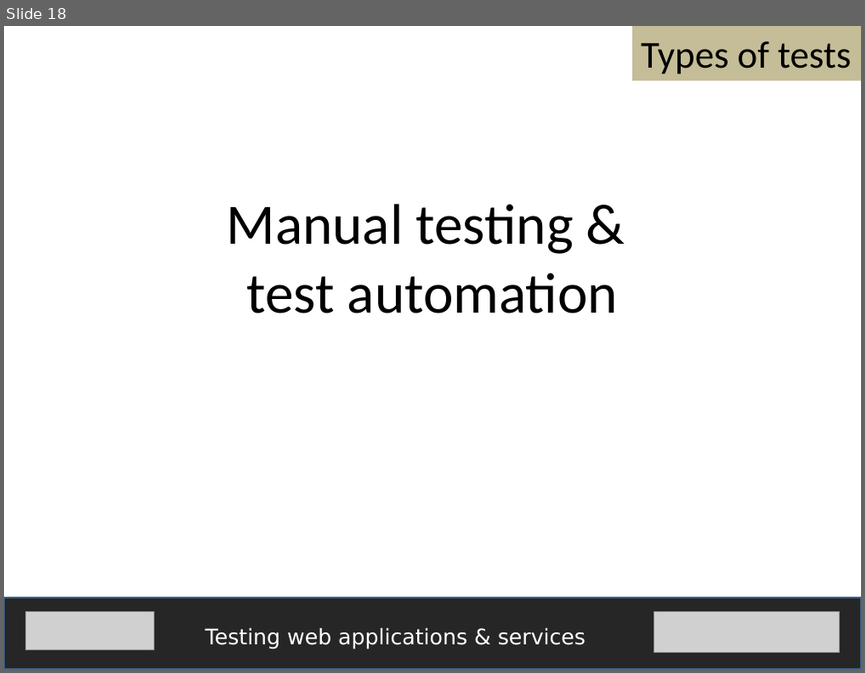
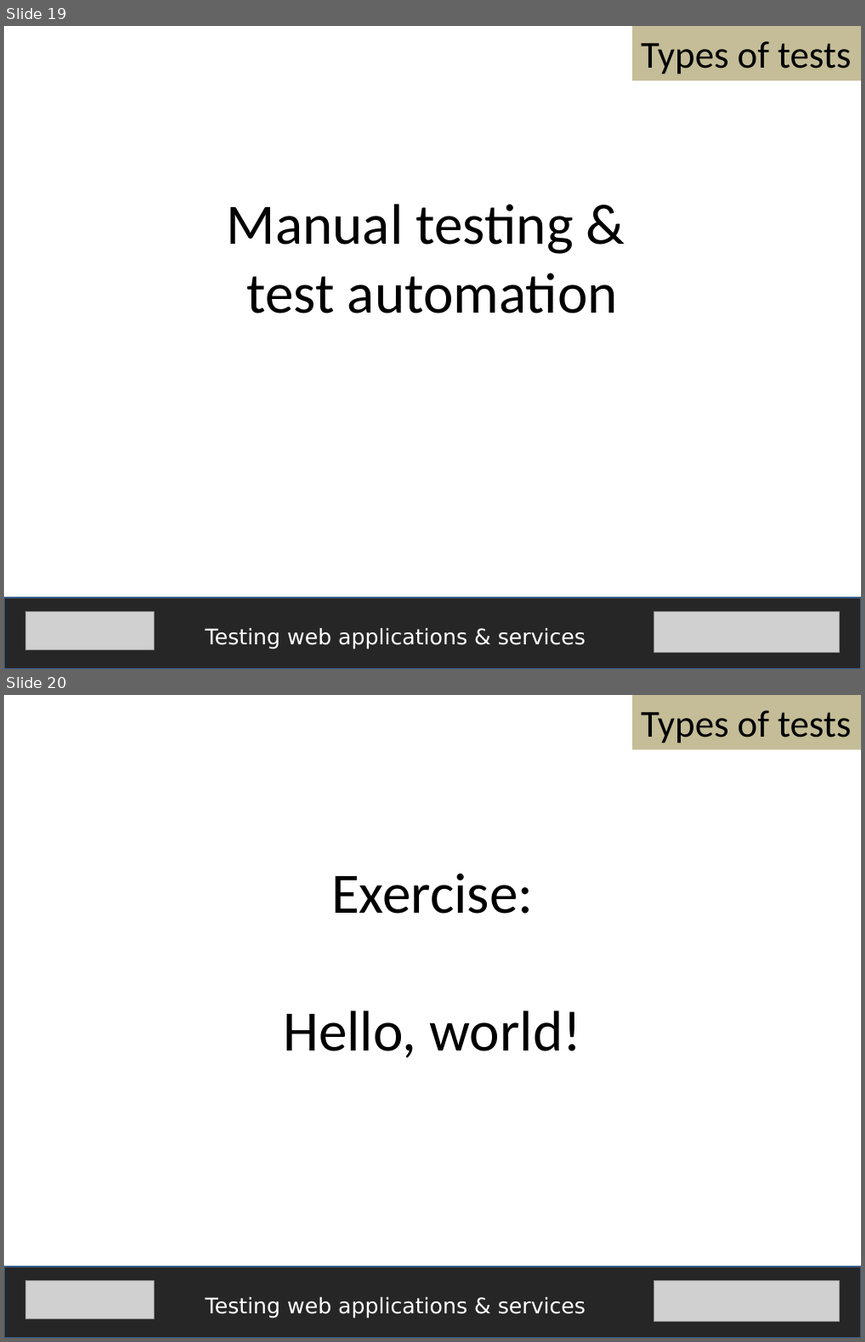
Before and after one commit to fijiaaron/testing-web-apps-and-services, a slide deck: presentations/Introduction.pptx. Shown one above the other, each under a label of ours: slide 18 before the commit, slides 19 and 20 after it. The pictures are 865x673 and 865x1342 pixels, drawn with LibreOffice and Linux fonts; fonts in the diff are those of the drawing; grey boxes stand for pictures. Boxes give left, top, right and bottom in pixels: in the first picture for what was removed or moved away, otherwise in the second. Text is boxed around its words. In the diff, an @@ line names an element or a change of style, - is before the commit and + after.

Commit message:
added slides for materials and exercise to introduction

```diff
--- a/presentations/Introduction.pptx
+++ b/presentations/Introduction.pptx
@@ slide 20 added at (x1=4, y1=695, x2=861, y2=1338), background #FFFFFF @@
@@ rectangle added at (x1=632, y1=695, x2=861, y2=750), fill #C4BD97, 32 pt, text #000000 @@
+Types of tests
@@ text added at (x1=283, y1=873, x2=582, y2=1058), 48 pt, text #000000 @@
+Exercise:
+Hello, world!
@@ rectangle added at (x1=4, y1=1266, x2=861, y2=1338), fill #262626, outline #3A5F8C 2 pt @@
@@ picture added at (x1=25, y1=1280, x2=154, y2=1319) @@
@@ picture added at (x1=653, y1=1280, x2=840, y2=1321) @@
@@ text added at (x1=205, y1=1297, x2=585, y2=1318), 18 pt, text #FFFFFF @@
+Testing web applications & services
@@ what was slide 18 is now slide 19 @@
```
Also in this commit, not shown: 1 other slide added.
